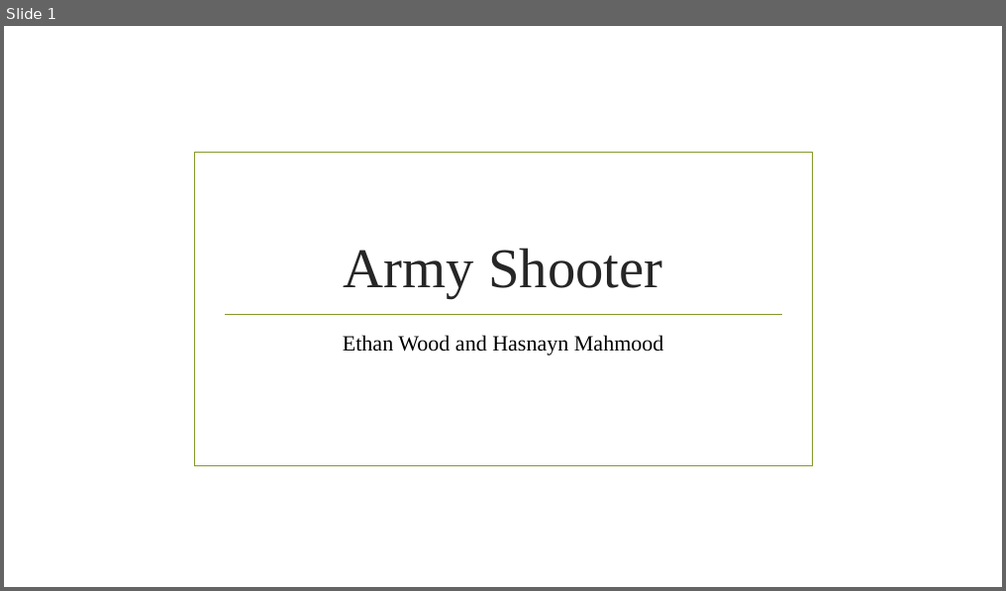
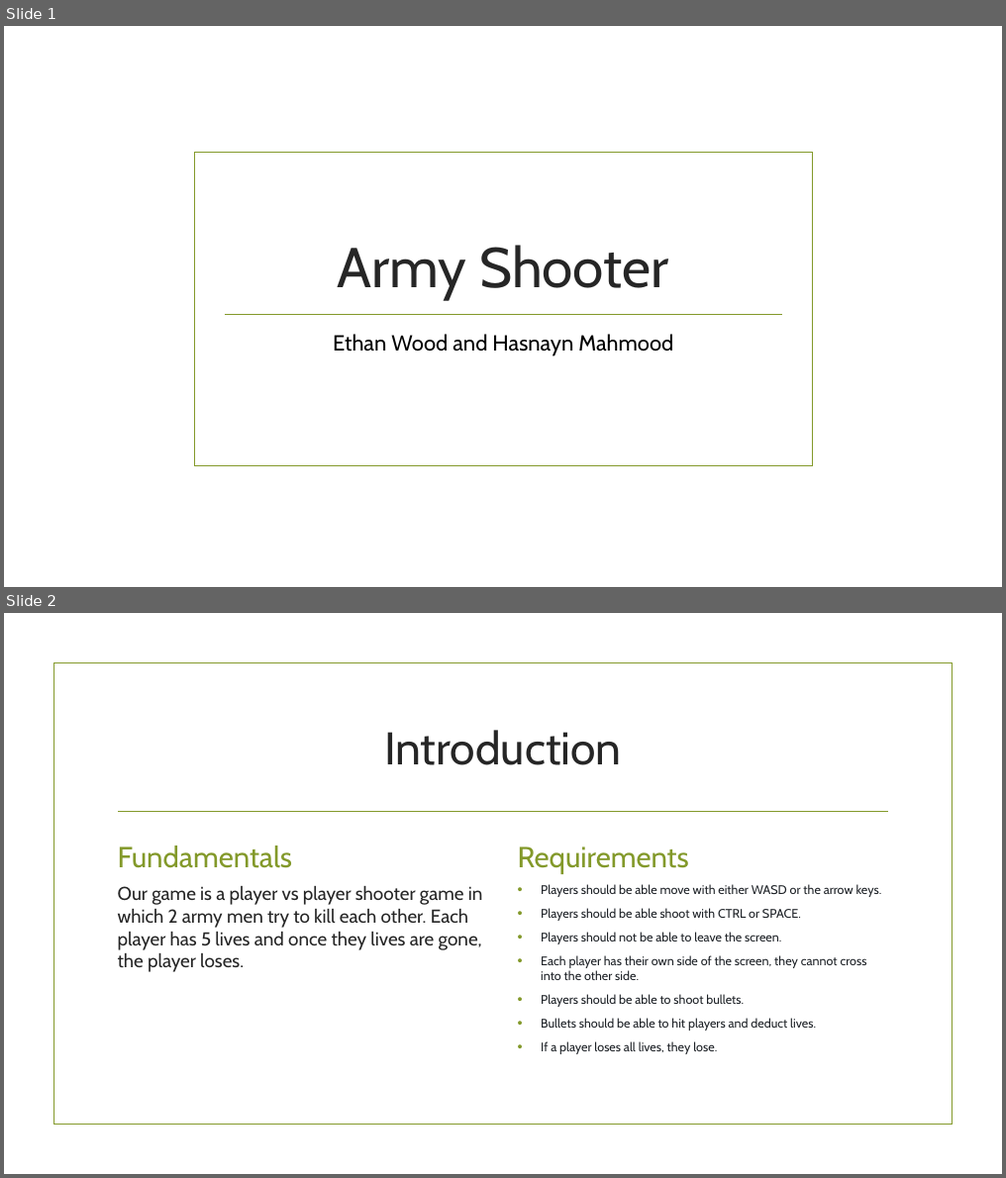
Before and after one commit to Ethanwood1886/COM4008-PR1-EH, a slide deck: COM4008 PR1 Presentation.pptx. Shown one above the other, each under a label of ours: slide 1 before the commit, slides 1 and 2 after it. The pictures are 1006x591 and 1006x1178 pixels, drawn with LibreOffice and Linux fonts; fonts in the diff are those of the drawing; background and template pictures are left out. Boxes give left, top, right and bottom in pixels: in the first picture for what was removed or moved away, otherwise in the second. Text is boxed around its words. In the diff, an @@ line names an element or a change of style, - is before the commit and + after.

```diff
--- a/COM4008 PR1 Presentation.pptx
+++ b/COM4008 PR1 Presentation.pptx
@@ slide 2 added at bbox=[4, 613, 1002, 1174], background picture (left out) @@
@@ rectangle added at bbox=[54, 663, 951, 1125], outline #83992A 1.25 pt @@
@@ title added at bbox=[384, 730, 621, 765], 44 pt, text #262626 @@
+Introduction
@@ line added from (119, 811) to (888, 811), #83992A 1.25 pt @@
@@ text added at bbox=[118, 846, 292, 868], 28 pt, text #83992A @@
+Fundamentals
@@ text added at bbox=[518, 847, 689, 874], 28 pt, text #83992A @@
+Requirements
@@ text added at bbox=[118, 886, 483, 972], 18 pt, text #262626 @@
+Our game is a player vs player shooter game in which 2 army men try to kill each other. Each player has 5 lives and once they lives are gone, the player loses.
@@ text added at bbox=[541, 884, 882, 1055], 12 pt, text #1F2328 @@
+• Players should be able move with either WASD or the arrow keys.
+• Players should be able shoot with CTRL or SPACE.
+• Players should not be able to leave the screen.
+• Each player has their own side of the screen, they cannot cross into the other side.
+• Players should be able to shoot bullets.
+• Bullets should be able to hit players and deduct lives.
+• If a player loses all lives, they lose.
@@ slide 1 changed as well @@
@@ title "Army Shooter" at bbox=[338, 245, 669, 300]: font Times New Roman to Cabin @@
@@ subtitle "Ethan Wood and Hasnayn Mahmood" at bbox=[333, 334, 673, 357]: font Times New Roman to Cabin @@
```
Also in this commit, not shown: 2 other slides added, 1 other file.
